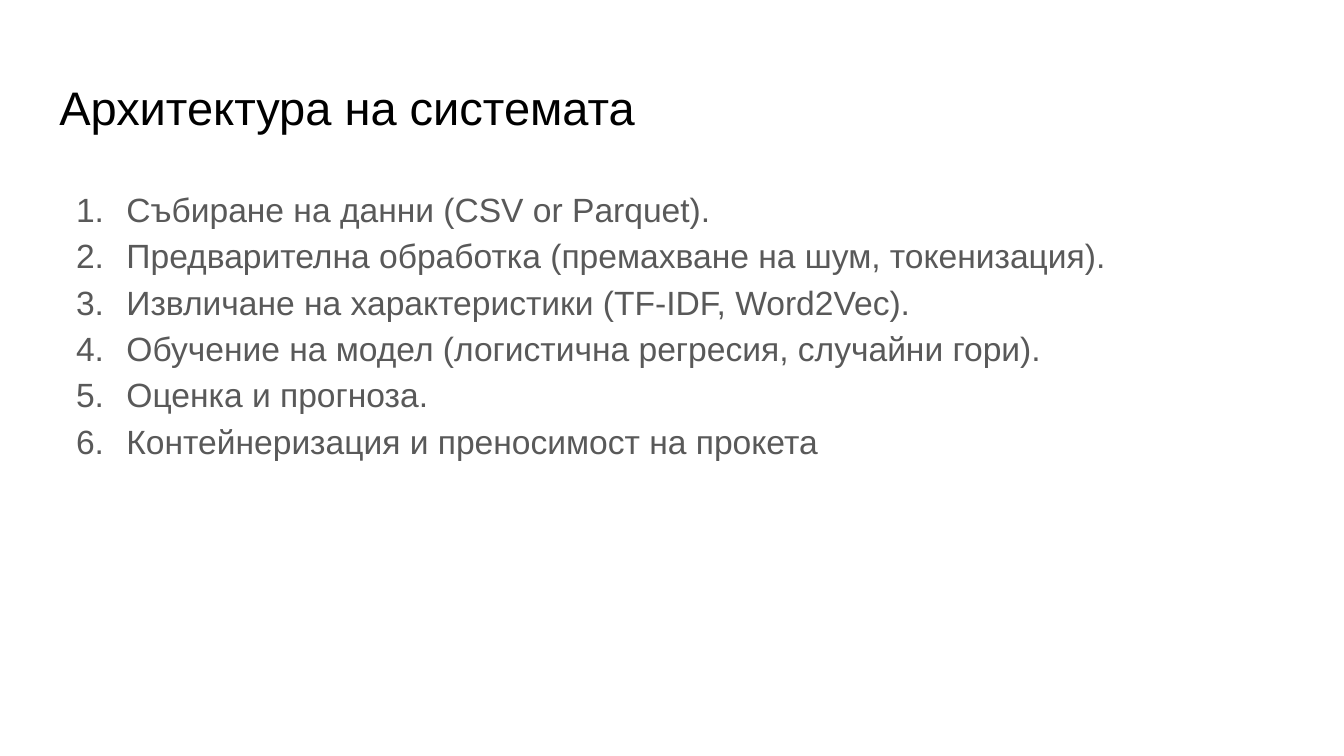
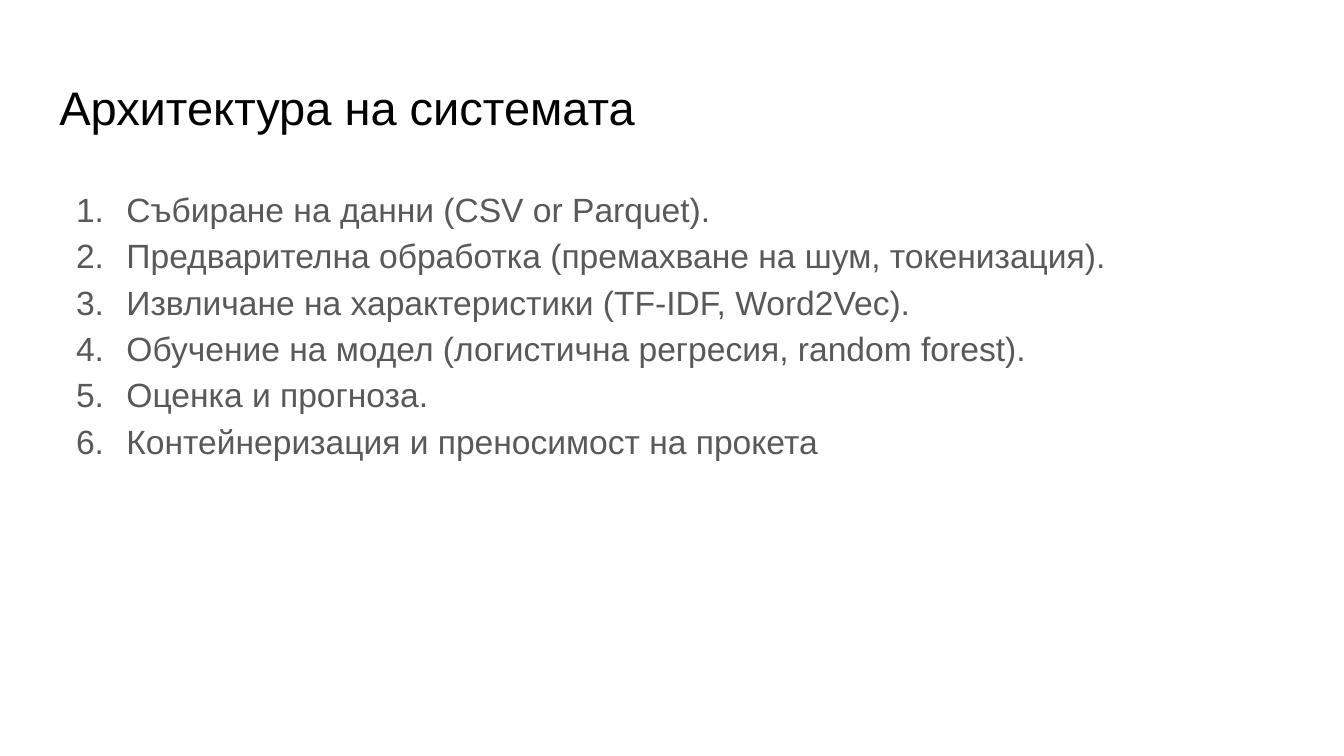
Before and after one commit to rsradev/info_retrieval_proj, a slide deck: slide 6 of spark_fake_rr.pptx. Drawn at 1344x756 pixels with LibreOffice and Linux fonts; fonts in the diff are those of the drawing. Boxes give left, top, right and bottom in pixels: in the first picture for what was removed or moved away, otherwise in the second. Text is boxed around its words. In the diff, an @@ line names an element or a change of style, - is before the commit and + after.

Commit message:
Presentation

```diff
--- a/spark_fake_rr.pptx
+++ b/spark_fake_rr.pptx
@@ text at [126,336,1025,367]: text changed @@
-4. Обучение на модел (логистична регресия, случайни гори).
+4. Обучение на модел (логистична регресия, random forest).
```
Also in this commit, not shown: 1 other file.
